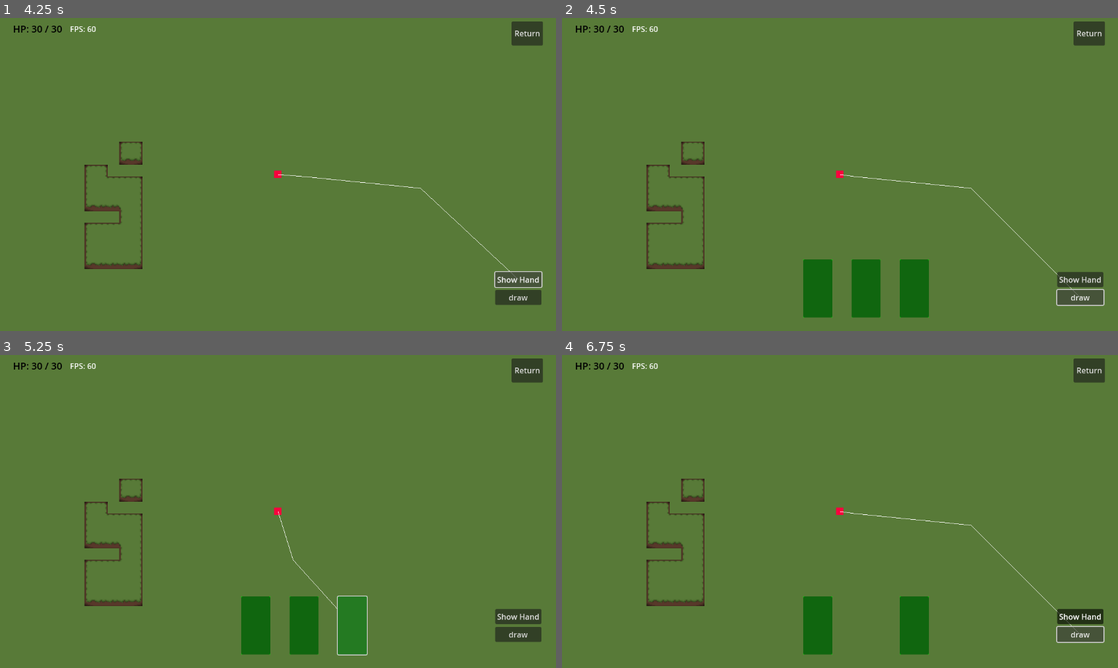
Above: before the commit, frames 1-4 (two rows, left to right).
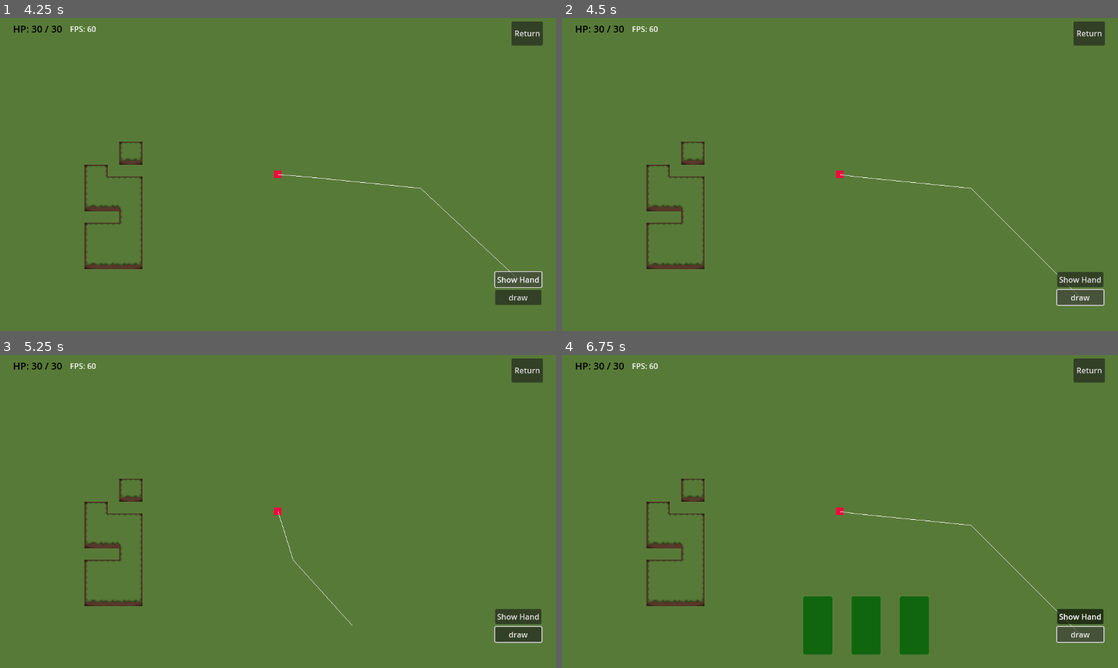
Above: after the commit, the same moments.

Repository: ftschirpke/wizards-and-warriors
Game: Godot game, scene res://main.tscn
Same seed, same stepped clock (60 frames per second), same inputs: the game is played once before the commit and once after it.
Inputs (mouse positions are in pixels of both pictures, inside the frame that each line leads up to):
- Up to frame 1 (4.25 s): click "New Game" at 0.5 s; click "Show Hand" at 1.25 s; click "draw" at 2 s; click (350, 287) at 2.77 s; click "Show Hand" at 3.5 s
- Up to frame 2 (4.5 s): click "draw" at 4.25 s
- Up to frame 3 (5.25 s): click (350, 624) at 5.02 s
- Up to frame 4 (6.75 s): click "Show Hand" at 5.75 s; click "draw" at 6.5 s

Frame 1 is identical in both runs. In frame 2, 2.9% of the frame differs, in the area x 43-66%, y 77-96%; in frame 3, 3.1%, in the area x 43-98%, y 76-96%; in frame 4, 1.0%.

Commit message:
fixed: added hand_shown
added a bool to see if the hand is shown . can only draw while hand is shown

Diff:
--- a/scene2.gd
+++ b/scene2.gd
@@ -2,7 +2,7 @@
 var playing_card_scene = preload("res://playing_card.tscn")
 
 var deck_inst
-
+var hand_shown:bool = false
 # Called when the node enters the scene tree for the first time.
 
 
@@ -38,12 +38,15 @@
 
 
 func _on_show_cards_toggled(button_pressed):
+	hand_shown = not hand_shown
 	for card in deck_inst.hand:
 		switch_card(card)
 
 
 
 func _on_draw_pressed():
+	if(not hand_shown):
+		return
 	for card in deck_inst.hand:
 		switch_card(card)
 
@@ -57,7 +60,6 @@
 
 	print("Hand:")
 	for value in deck_inst.hand:
-		print(value.card_location)
 		print(value.card_attribute)
 	print("Deck:")
 	for value in deck_inst.deck:
